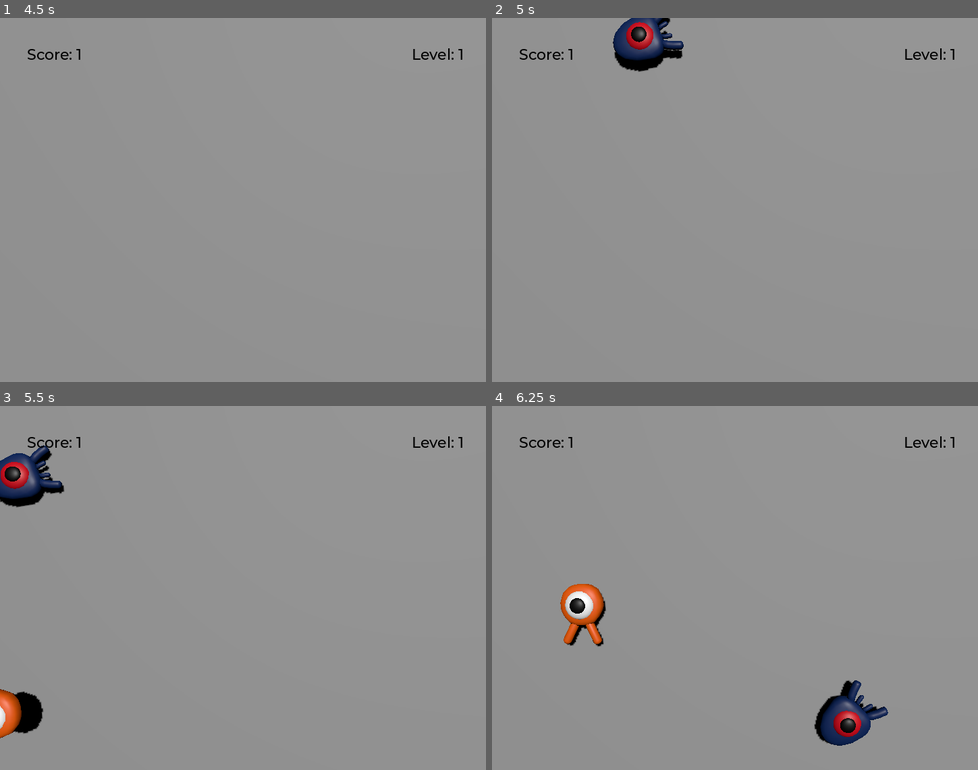
Above: before the commit, frames 1-4 (two rows, left to right).
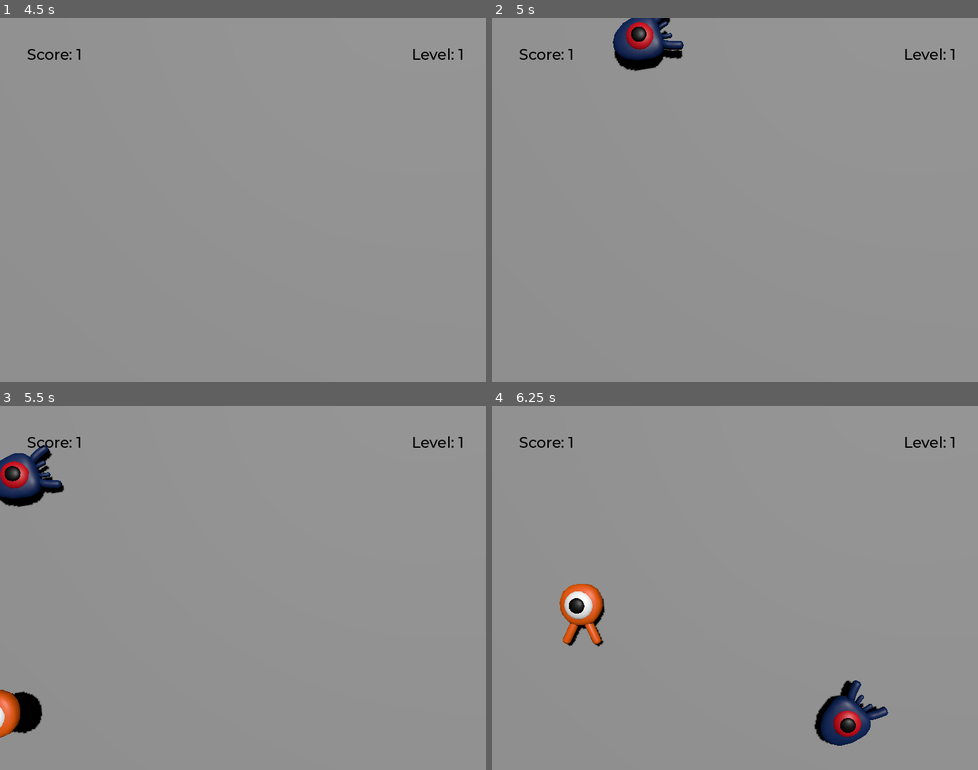
Above: after the commit, the same moments.

Repository: kiezroth/First-3D-Godot-tutorial
Game: Godot game, scene res://main.tscn
The game is run twice, just before and just after one commit, with the same random seed, the same clock (stepped at 60 frames per second) and the same inputs.
Inputs:
- Up to frame 1 (4.5 s): click "Start" at 0.5 s; tap Enter (ui_accept) at 1.25, 2 s; hold Up (move_forward) 1.28-2.78 s; tap Space (jump) at 1.52, 2.27, 3.77 s; hold Left (move_left) 2.78-4.28 s; hold Down (move_back) from 4.28 s (still down)
- Up to frame 2 (5 s): keep holding Down (move_back); tap Space (jump) at 4.52 s
- Up to frame 3 (5.5 s): release Down (move_back) at 5.03 s; hold Right (move_right) from 5.03 s (still down); tap Space (jump) at 5.27 s
- Up to frame 4 (6.25 s): release Right (move_right) at 5.78 s; hold Up (move_forward) from 5.78 s (still down)

Frame 1 is identical in both runs. In frame 2, less than 0.1% of the frame differs, in the area x 24-40%, y 0-15%; in frame 3, 0.2%; in frame 4, 0.3%, in the area x 13-81%, y 48-94%.

Commit message:
A Little change on CollisionShape

Diff:
--- a/3d_squash_the_creeps_starter/mob.tscn
+++ b/3d_squash_the_creeps_starter/mob.tscn
@@ -4,7 +4,7 @@
 [ext_resource type="PackedScene" uid="uid://bicorb7we351t" path="res://art/mob.glb" id="2_ubaqv"]
 
 [sub_resource type="BoxShape3D" id="BoxShape3D_cr0jn"]
-size = Vector3(1.7939101, 0.9886322, 2.5768883)
+size = Vector3(1.7939101, 0.8850632, 2.9647136)
 
 [sub_resource type="Animation" id="Animation_onrkg"]
 length = 0.001
@@ -74,7 +74,7 @@
 script = ExtResource("1_nokgg")
 
 [node name="CollisionShape3D" type="CollisionShape3D" parent="." unique_id=887503825]
-transform = Transform3D(1, 0, 0, 0, 1, 0, 0, 0, 1, 0.028826177, 0.50305444, 0.16665599)
+transform = Transform3D(1, 0, 0, 0, 1, 0, 0, 0, 1, 0.028826177, 0.45126992, 0.3605686)
 shape = SubResource("BoxShape3D_cr0jn")
 
 [node name="Pivot" type="Node3D" parent="." unique_id=74383817]
--- a/3d_squash_the_creeps_starter/player.tscn
+++ b/3d_squash_the_creeps_starter/player.tscn
@@ -69,8 +69,8 @@
 radius = 0.8
 
 [sub_resource type="CylinderShape3D" id="CylinderShape3D_cr0jn"]
-height = 0.3130625
-radius = 0.8769531
+height = 0.18778124
+radius = 1.0546875
 
 [node name="Player" type="CharacterBody3D" unique_id=1300889504]
 collision_mask = 6
@@ -96,7 +96,7 @@
 monitorable = false
 
 [node name="CollisionShape3D" type="CollisionShape3D" parent="MobDetector" unique_id=967302870]
-transform = Transform3D(1, 0, 0, 0, 1, 0, 0, 0, 1, 0, 0.7330515, 0)
+transform = Transform3D(1, 0, 0, 0, 1, 0, 0, 0, 1, 0, 0.5443567, 0)
 shape = SubResource("CylinderShape3D_cr0jn")
 
 [connection signal="body_entered" from="MobDetector" to="." method="_on_mob_detector_body_entered"]
